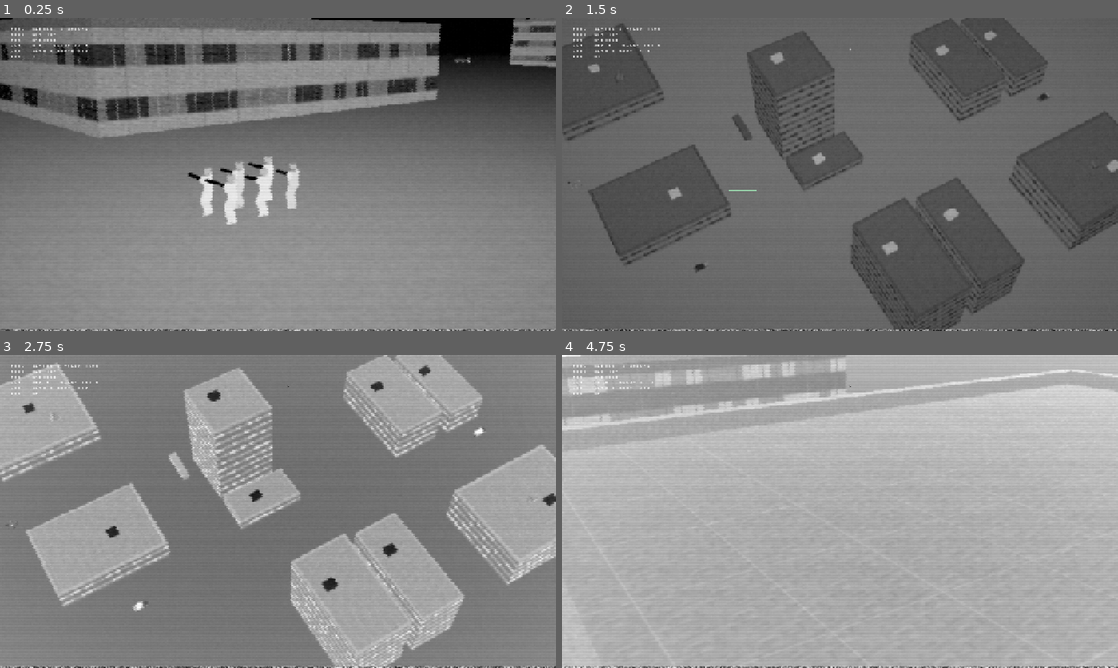
Above: before the commit, frames 1-4 (two rows, left to right).
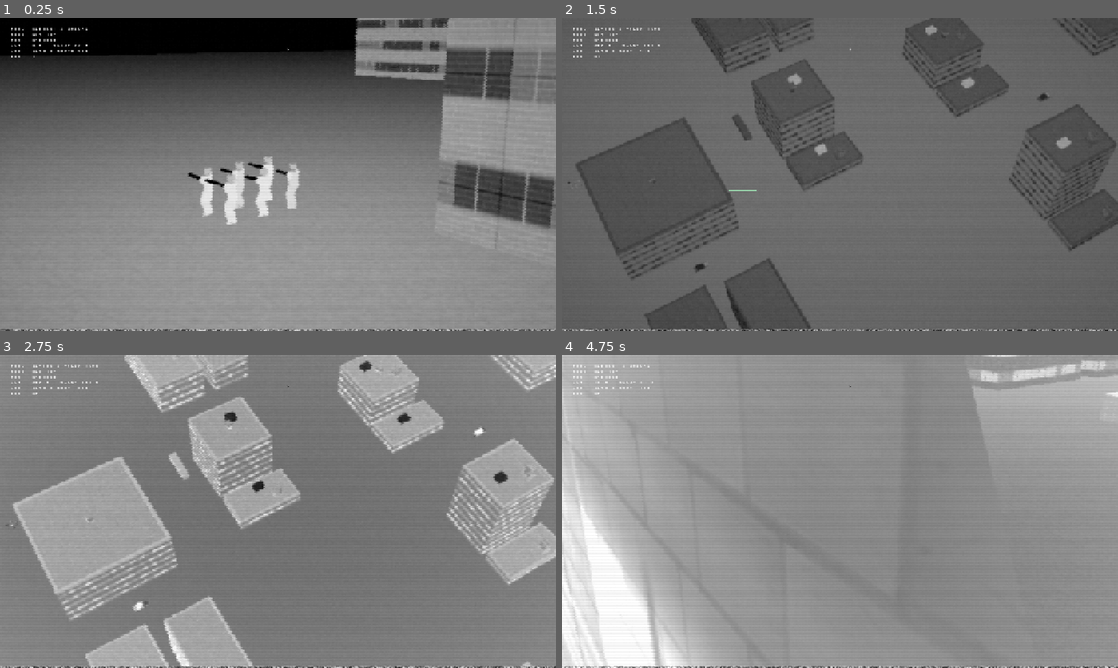
Above: after the commit, the same moments.

Repository: IONOFIELD/SPECTRE-PROTOCOL
Game: Godot game, scene res://main.tscn
The game is run twice, just before and just after one commit, with the same random seed, the same clock (stepped at 60 frames per second) and the same inputs.
Inputs (mouse positions are in pixels of both pictures, inside the frame that each line leads up to):
- Up to frame 1 (0.25 s): no input
- Up to frame 2 (1.5 s): tap Enter at 0.5 s; move the mouse to (962, 158) at 0.52 s; hold Shift 0.53-1.25 s; click (962, 158) at 0.67 s; tap Space at 0.77 s; drag from (728, 190) to (812, 237) at 1.27 s
- Up to frame 3 (2.75 s): move the mouse to (333, 442) at 2.02 s; tap T at 2.1 s; click (333, 442) at 2.17 s
- Up to frame 4 (4.75 s): drag from (812, 574) to (673, 464) at 2.77 s; move the mouse to (1006, 558) at 3.52 s; tap G at 3.6 s; click (1006, 558) at 3.67 s; tap Space at 3.77 s; drag from (673, 464) to (756, 433) at 4.27 s

The runs differ from the first frame. In frame 1, 33% of the frame differs, in the area x 0-100%, y 0-76%; in frame 2, 17%; in frame 3, 31%; in frame 4, 72%, in the area x 0-100%, y 0-100%.

Commit message:
Bake Bricks021 thermal map + wire brick as a wall alternate
- textures/{thermal,source}/brick.png: baked the Bricks021 displacement that
  CREDITS flagged 'NOT BAKED', via a line-for-line reimpl of bake_thermal_maps.gd
  (verified the reimpl reproduces the committed maps pixel-for-pixel on wall).
- thermal_lib: 'brick' material (emissivity 0.94, its own structure map).
- citygen: 35% of building facades now use brick instead of cast concrete.
- CREDITS: brick moved into the baked material table.

Source: the GROK ambientCG CC0 pack (the surviving licensed texture set).

Co-Authored-By: Claude Opus 4.8 <noreply@anthropic.com>

Diff:
--- a/scripts/citygen.gd
+++ b/scripts/citygen.gd
@@ -185,8 +185,11 @@
 
 func _building(rng: RandomNumberGenerator, x: float, z: float, w: float, d: float, fl: int) -> void:
 	var h: float = float(fl) * FLOOR_H
+	# 35% of facades are brick (Bricks021) instead of cast concrete -- same wall
+	# temperature, different structure map. The asset CREDITS had as "not baked".
+	var wall_mat: String = "brick" if rng.randf() < 0.35 else "wall"
 	buildings.append({"x": x, "z": z, "w": w, "d": d, "fl": fl})
-	_add_box(Vector3(x + w * 0.5, 0.0, z + d * 0.5), Vector3(w, h, d), "wall")
+	_add_box(Vector3(x + w * 0.5, 0.0, z + d * 0.5), Vector3(w, h, d), wall_mat)
 
 	var t: float = maxf(0.6, minf(w, d) * 0.03)
 	_add_box(Vector3(x + w * 0.5, h, z + t * 0.5), Vector3(w, 0.9, t), "parapet")
@@ -203,4 +206,4 @@
 		_add_box(Vector3(tx, h + 0.9, tz), Vector3(3.0, 1.2, 3.0), "parapet")
 		_add_box(Vector3(tx, h + 2.1, tz), Vector3(2.2, 3.2, 2.2), "tank")
 	if fl >= 4 and rng.randf() > 0.55:
-		_add_box(Vector3(x + w * 0.5, h + 0.9, z + d * 0.5), Vector3(2.0, 2.6, 2.0), "wall")
+		_add_box(Vector3(x + w * 0.5, h + 0.9, z + d * 0.5), Vector3(2.0, 2.6, 2.0), wall_mat)
--- a/scripts/thermal_lib.gd
+++ b/scripts/thermal_lib.gd
@@ -29,6 +29,7 @@
 	"grass":     {"t": 12.0, "sky": 4.5, "e": 0.97, "solar": 0.8, "d": 7, "dt": 2.4, "de": 0.02, "ms": Vector2(1.5, 1.5)},
 	"lot":       {"t": 20.0, "sky": 2.8, "e": 0.93, "solar": 3.6, "d": 8, "dt": 1.8, "de": 0.04},
 	"wall":      {"t": 16.5, "sky": 8.5, "e": 0.92, "solar": 5.5, "d": 1, "dt": 2.0, "de": 0.04, "ms": Vector2(2.4, 1.2)},
+	"brick":     {"t": 16.5, "sky": 8.5, "e": 0.94, "solar": 5.5, "d": 1, "dt": 2.0, "de": 0.04, "ms": Vector2(2.0, 2.0)},
 	"window":    {"t": 12.0, "sky": 2.0, "e": 0.75, "solar": 1.5, "d": 5, "dt": 0.8, "de": 0.0, "ms": Vector2(1.2, 1.2)},
 	"parapet":   {"t": 11.0, "sky": 5.0, "e": 0.91, "solar": 3.0, "d": 2, "dt": 1.0, "de": 0.02, "ms": Vector2(1.6, 1.6)},
 	"hvac":      {"t": 34.0, "sky": 0.5, "e": 0.93, "solar": 0.0, "d": 4, "dt": 1.5, "de": 0.02, "ms": Vector2(0.6, 0.6)},
Not shown, changed: CREDITS.txt
Binary file added: textures/source/brick.png
Binary file added: textures/thermal/brick.png
